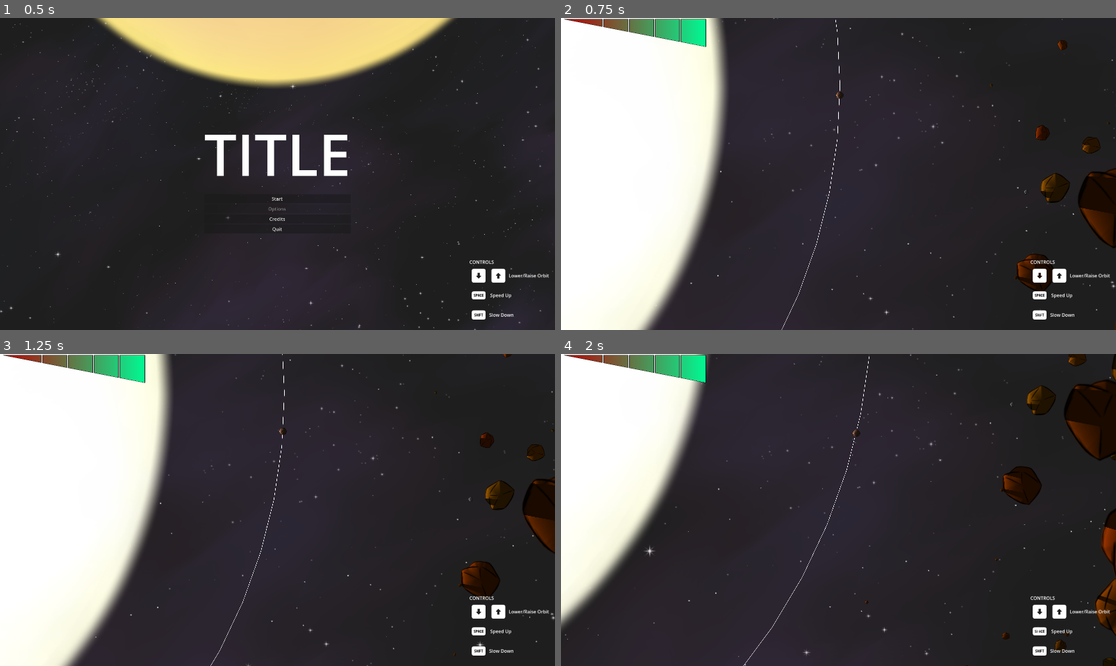
Above: before the commit, frames 1-4 (two rows, left to right).
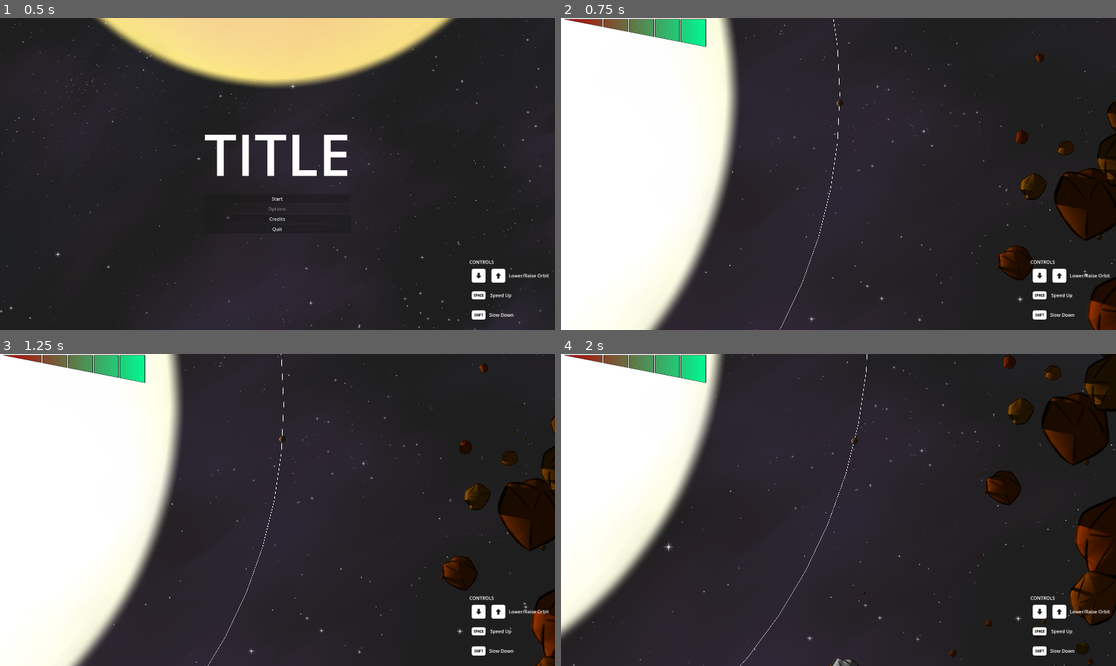
Above: after the commit, the same moments.

Repository: Aroweeri/gmtk2025
Game: Godot game, scene res://scenes/MainMenu.tscn
Same seed, same stepped clock (60 frames per second), same inputs: the game is played once before the commit and once after it.
Inputs:
- Up to frame 1 (0.5 s): no input
- Up to frame 2 (0.75 s): click "Start" at 0.5 s
- Up to frame 3 (1.25 s): no input
- Up to frame 4 (2 s): hold Up (ui_up) from 1.28 s (still down); hold Space (boost) from 1.28 s (still down)

Frame 1 is identical in both runs. In frame 2, 8.8% of the frame differs, in the area x 13-100%, y 0-100%; in frame 3, 8.8%; in frame 4, 12%, in the area x 0-100%, y 0-100%.

Commit message:
Fix some warnings.

Diff:
--- a/scenes/Main.tscn
+++ b/scenes/Main.tscn
@@ -95,7 +95,7 @@
 
 [node name="Camera2D" type="Camera2D" parent="PlayerRotator/Player"]
 position = Vector2(0, 1364)
-zoom = Vector2(0.2, 0.2)
+zoom = Vector2(0.18, 0.18)
 
 [node name="StaticBody2D" type="Area2D" parent="PlayerRotator/Player"]
 
--- a/scripts/rotator.gd
+++ b/scripts/rotator.gd
@@ -15,7 +15,7 @@
 	#rotate faster/slower based on distance from center of world to player
 	var distance_to_player = self.global_position.distance_to($Player.global_position)
 
-	var rotate_amount = BASE_ROTATION_SPEED/2 * (1/distance_to_player) * delta
+	var rotate_amount = BASE_ROTATION_SPEED/2.0 * (1.0/distance_to_player) * delta
 
 	#if(Input.is_action_pressed("ui_down") or Input.is_action_pressed("ui_up")):
 		#rotate_amount /= 2
